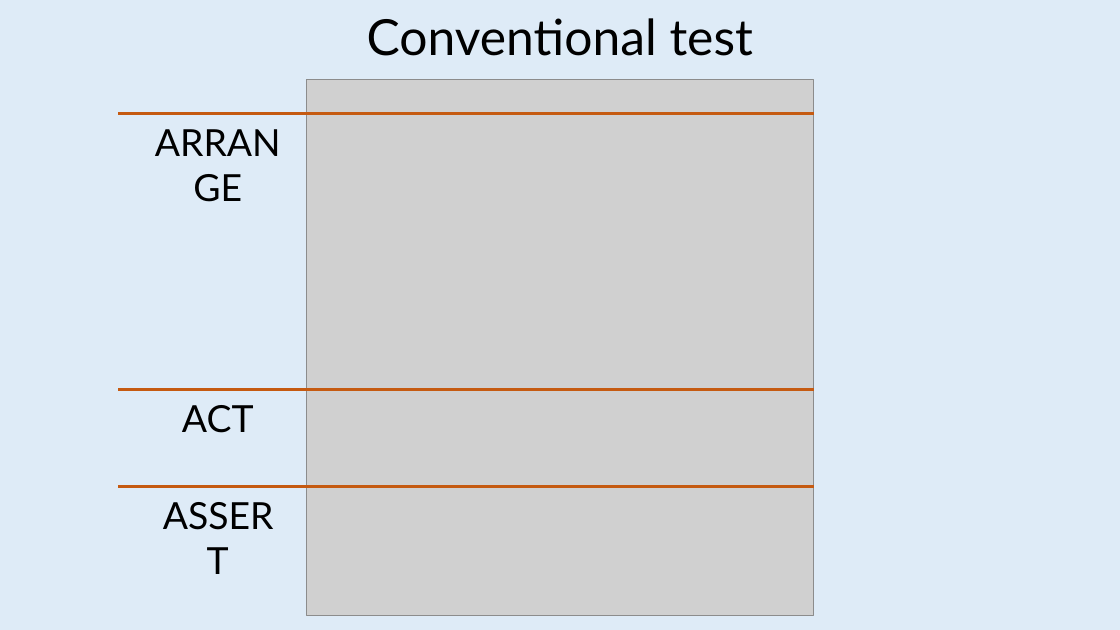
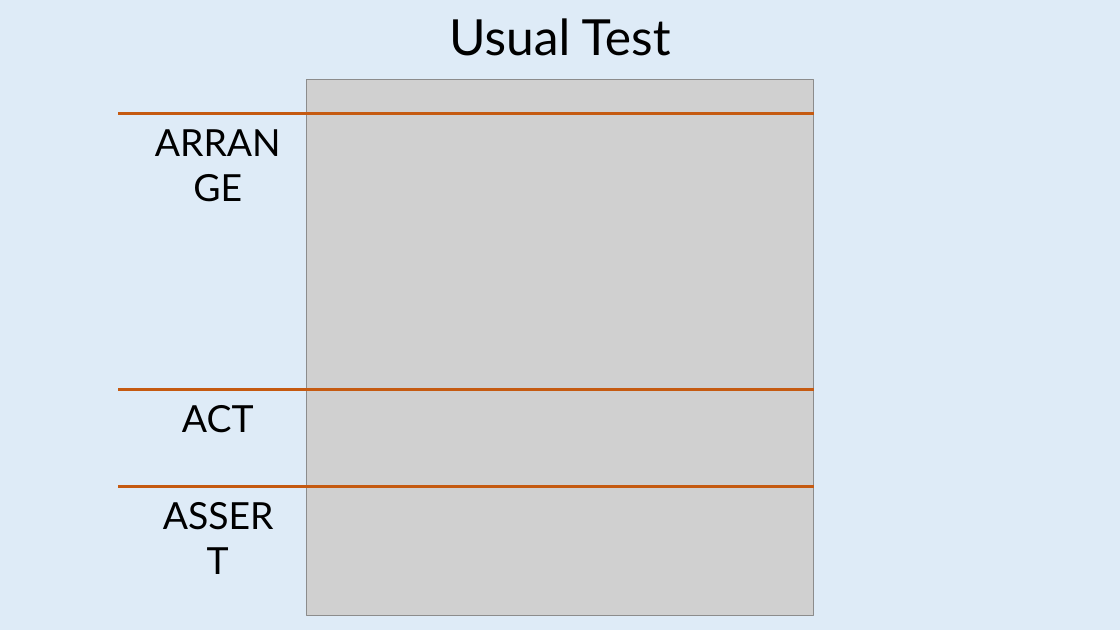
Before and after one commit to jeromerg/NCase, a slide deck: slide 4 of src/Documentation/Slides/Slides.pptx. Drawn at 1120x630 pixels with LibreOffice and Linux fonts; fonts in the diff are those of the drawing; grey boxes stand for pictures. Boxes give left, top, right and bottom in pixels: in the first picture for what was removed or moved away, otherwise in the second. Text is boxed around its words. In the diff, an @@ line names an element or a change of style, - is before the commit and + after.

```diff
--- a/src/Documentation/Slides/Slides.pptx
+++ b/src/Documentation/Slides/Slides.pptx
@@ text at (449,18,671,56): text changed @@
-Conventional test
+Usual Test
```
Also in this commit, not shown: 6 other slides changed, 3 slides added, 1 slide removed, 3 other files.
